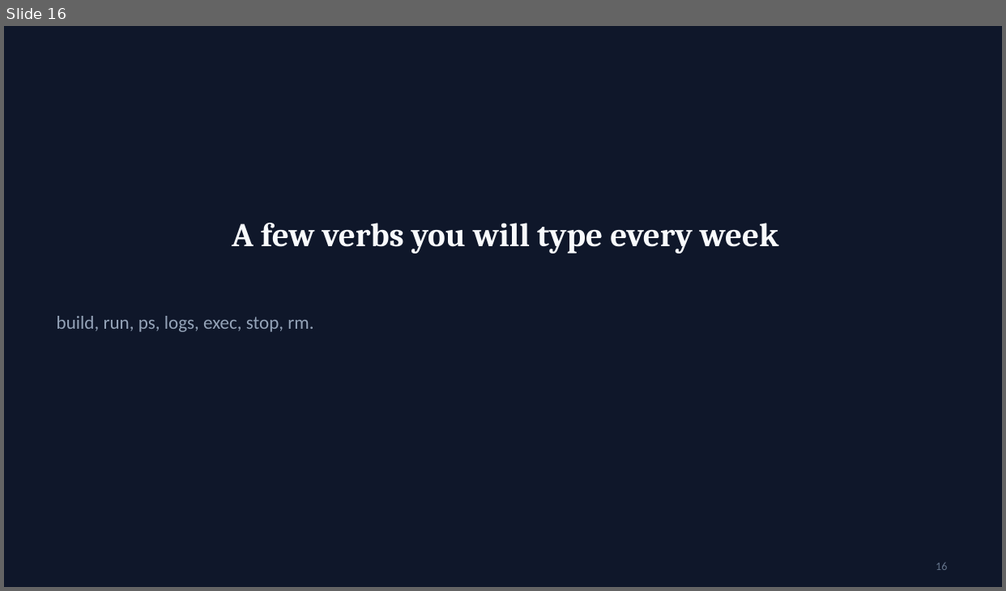
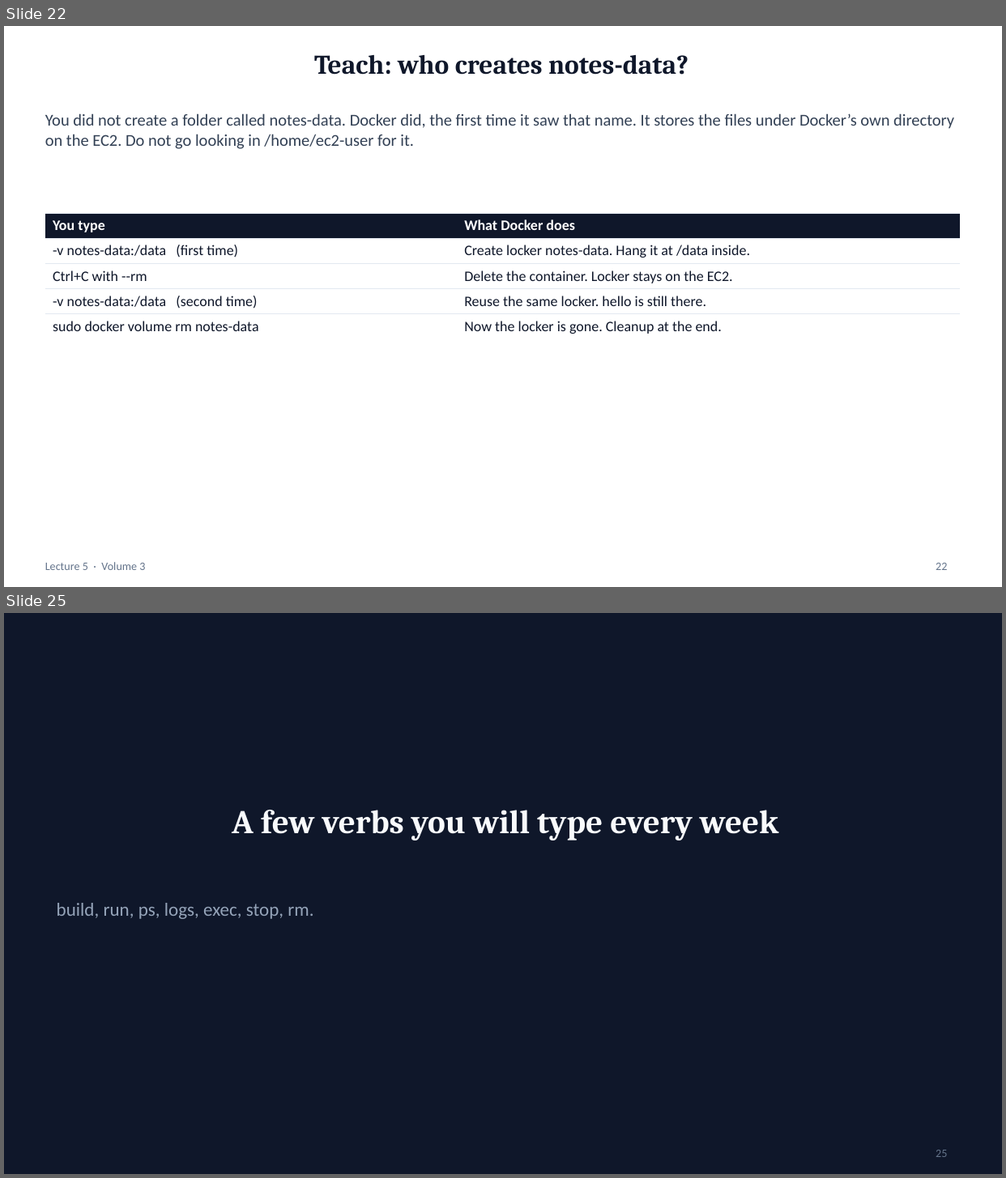
Before and after one commit to mayurb99/Devops_Beginners, a slide deck: lec-05/presentation/lec-05-docker.pptx. Shown one above the other, each under a label of ours: slide 16 before the commit, slides 22 and 25 after it; the slides between them are not shown. The pictures are 1006x591 and 1006x1178 pixels, drawn with LibreOffice and Linux fonts; fonts in the diff are those of the drawing. Boxes give left, top, right and bottom in pixels: in the first picture for what was removed or moved away, otherwise in the second. Text is boxed around its words. In the diff, an @@ line names an element or a change of style, - is before the commit and + after.

```diff
--- a/lec-05/presentation/lec-05-docker.pptx
+++ b/lec-05/presentation/lec-05-docker.pptx
@@ slide 22 added at (4,26,1002,587), background #FFFFFF @@
@@ title added at (314,54,688,75), 26 pt, text #0F172A, bold @@
+Teach: who creates notes-data?
@@ text added at (45,113,954,149), 16 pt, text #334155 @@
+You did not create a folder called notes-data. Docker did, the first time it saw that name. It stores the files under Docker’s own directory on the EC2. Do not go looking in /home/ec2-user for it.
@@ table added at (45,213,960,337), 5 rows, 2 columns @@
+You type | What Docker does
+-v notes-data:/data (first time) | Create locker notes-data. Hang it at /data inside.
+Ctrl+C with --rm | Delete the container. Locker stays on the EC2.
+-v notes-data:/data (second time) | Reuse the same locker. hello is still there.
+sudo docker volume rm notes-data | Now the locker is gone. Cleanup at the end.
@@ text added at (45,562,145,570), 11 pt, text #64748B @@
+Lecture 5 · Volume 3
@@ page number added at (936,563,947,570), 11 pt, text #64748B @@
+22
@@ what was slide 16 is now slide 25 @@
@@ page number at (936,1150,947,1157): text changed @@
-16
+25
```
Also in this commit, not shown: 4 slides changed, 10 other slides added.
